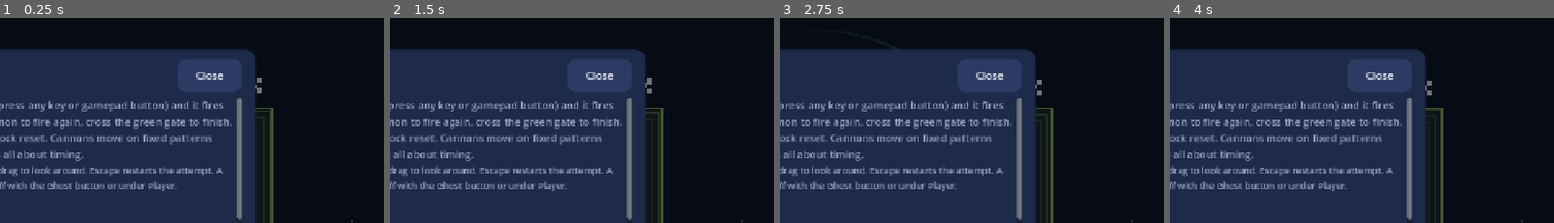
Above: before the commit, frames 1-4 (left to right).
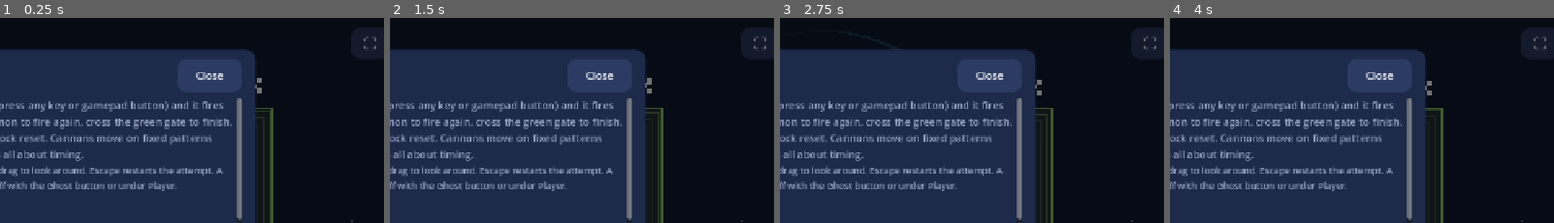
Above: after the commit, the same moments.

Repository: incredibleLeitman/BarrelBounce
Game: Godot game, scene res://scenes/main_menu.tscn
Same seed, same stepped clock (60 frames per second), same inputs: the game is played once before the commit and once after it.
Inputs (mouse positions are % of the whole screen's width and height, from its top left):
- Up to frame 1 (0.25 s): no input
- Up to frame 2 (1.5 s): click "Start" at 0.5 s; click "Start" at 1.25 s
- Up to frame 3 (2.75 s): click "Player: Zesty Torpedo" at 2 s
- Up to frame 4 (4 s): click (97, 6) at 2.77 s; click "Level editor" at 3.5 s
The pictures show only the part of the screen within x 48-98%, y 0-50%; the shares and areas given below are measured in that part.

The runs differ from the first frame. In frame 1, 0.1% of the frame differs, in the area x 94-98%, y 8-17%; in frame 2, 0.1%; in frame 3, 0.1%; in frame 4, 0.1%.

Commit message:
Fullscreen button on the main menu
Uses the Fullscreen API in the browser, so it also works inside an
embedding iframe that allows fullscreen.

Co-Authored-By: Claude Fable 5.1 <noreply@anthropic.com>
Claude-Session: https://claude.ai/code/session_01P1Bjp7HghSrjiHKHQrjXiS

Diff:
--- a/assets/i18n/strings.csv
+++ b/assets/i18n/strings.csv
@@ -196,3 +196,4 @@
 "Circles around its base position with the given radius and period.","Kreist mit dem angegebenen Radius und der Periode um die Grundposition."
 "Follows a path of points you place in the editor, as a smooth curve or straight lines, looping around or going back and forth.","Folgt einem Pfad aus Punkten, die du im Editor setzt, als weiche Kurve oder gerade Linien, als Rundkurs oder hin und zurück."
 "%s (world record)","%s (Weltrekord)"
+"Fullscreen","Vollbild"
--- /dev/null
+++ b/assets/icons/fullscreen.svg
@@ -0,0 +1 @@
+<svg xmlns="http://www.w3.org/2000/svg" width="24" height="24" viewBox="0 0 24 24" fill="none" stroke="#ffffff" stroke-width="2" stroke-linecap="round" stroke-linejoin="round"><path d="M8 3H5a2 2 0 0 0-2 2v3"/><path d="M21 8V5a2 2 0 0 0-2-2h-3"/><path d="M3 16v3a2 2 0 0 0 2 2h3"/><path d="M16 21h3a2 2 0 0 0 2-2v-3"/></svg>
--- a/scripts/main_menu.gd
+++ b/scripts/main_menu.gd
@@ -90,6 +90,22 @@
 			UI.confirm(root, "Exit BarrelBounce?", "Your levels and best times are saved.", "Exit", func(): get_tree().quit()))
 		box.add_child(quit)
 
+	# Fullscreen toggle (top right). In the browser this uses the Fullscreen API, so it works
+	# from inside an iframe as long as the page allows it.
+	if not GameState.is_mobile:
+		var fs := UI.icon_button("", "fullscreen")
+		fs.tooltip_text = "Fullscreen"
+		fs.set_anchors_preset(Control.PRESET_TOP_RIGHT)
+		fs.grow_horizontal = Control.GROW_DIRECTION_BEGIN
+		fs.offset_left = -64
+		fs.offset_right = -16
+		fs.offset_top = 16
+		fs.offset_bottom = 60
+		fs.pressed.connect(func():
+			var full := DisplayServer.window_get_mode() == DisplayServer.WINDOW_MODE_FULLSCREEN
+			DisplayServer.window_set_mode(DisplayServer.WINDOW_MODE_WINDOWED if full else DisplayServer.WINDOW_MODE_FULLSCREEN))
+		root.add_child(fs)
+
 	# First start: open the rules once.
 	if not GameState.help_seen():
 		GameState.mark_help_seen()
